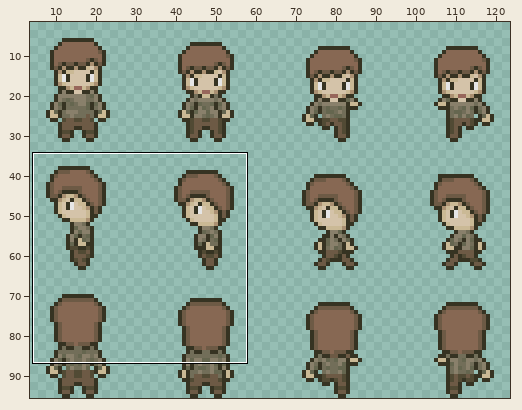
Pixel-art file: assets/01_characters/03_pnjs/francoisRochat.aseprite. Above: a wide view before the commit, with the close-up outlined.
Close-up. First the earlier version:
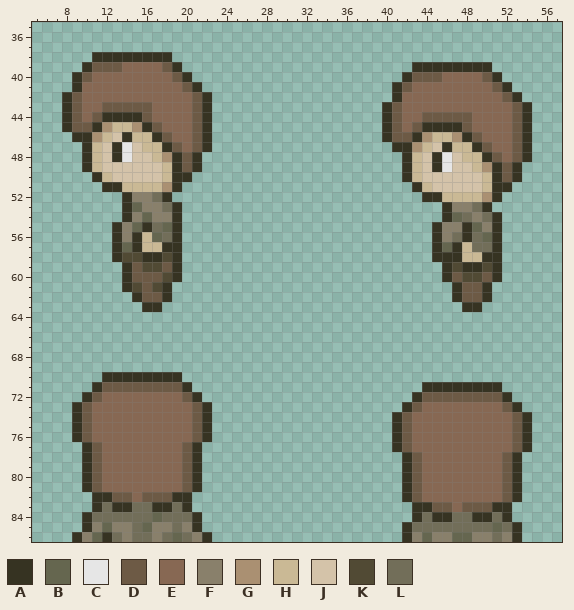
128x96 pixels, 1 frame. Shown: x 5..57, y 35..86. The wide view leaves out empty margins. The commit also changed other parts of the picture, which this record leaves out.
Palette (. is transparent): A #363322  B #65664f  C #e6e6e6  D #6d5a45  E #876853  F #89806b  G #aa9072  H #cab995  J #d4c3a9  K #514a34  L #726e59
Now the later version:
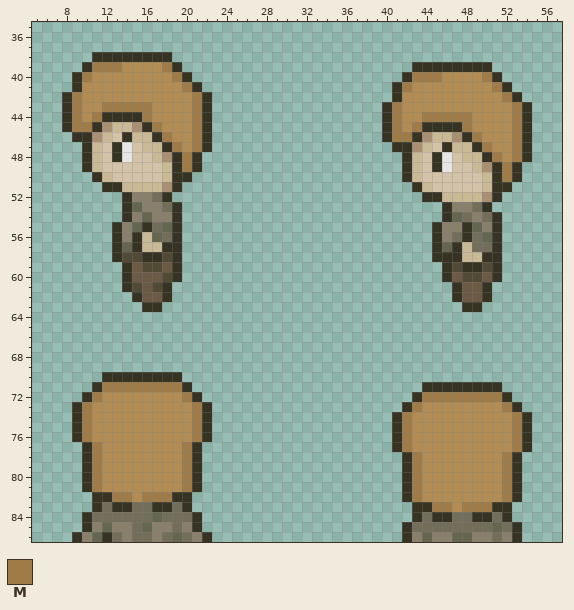
Colours new in this view: M #9f7c47
The edit:
colour E: #876853 -> #b28c52
Changed rows in their new state; - is a pixel that keeps its letter.
first column x 9:
39 --MMM----M-----------------------------------
40 -M--------M-----------------------MMM----M---
41 -----------M---------------------M--------M--
42 M-----------M------------------------------M-
43 M--MMMMM----M-------------------M-----------M
44 M-M----M----M-------------------M--MMMMM----M
45 MM------M---M-------------------M-M----M----M
46 ---------M--M-------------------MM------M---M
47 ----------M-M----------------------------M--M
48 -----------M------------------------------M-M
49 -----------M-------------------------------M-
50 -------------------------------------------M-
first column x 10:
71 --MMMMMMMM----------------------------------
72 -M--------M-----------------------MMMMMMMM--
73 M----------M---------------------M--------M-
74 M----------M--------------------M----------M
75 M----------M--------------------M----------M
76 M----------M--------------------M----------M
77 -M--------M---------------------M----------M
78 -M--------M----------------------M--------M-
79 -M--------M----------------------M--------M-
80 -M--------M----------------------M--------M-
81 -M--------M----------------------M--------M-
82 ---MM-MMM------------------------M--------M-
83 -----------------------------------MM-MMM---
Boxes around the changes in both close-ups, in picture pixels (x1, y1, x2, y2):
changed: (72, 62, 202, 172)
changed: (392, 72, 522, 182)
changed: (82, 382, 202, 502)
changed: (402, 392, 522, 512)
